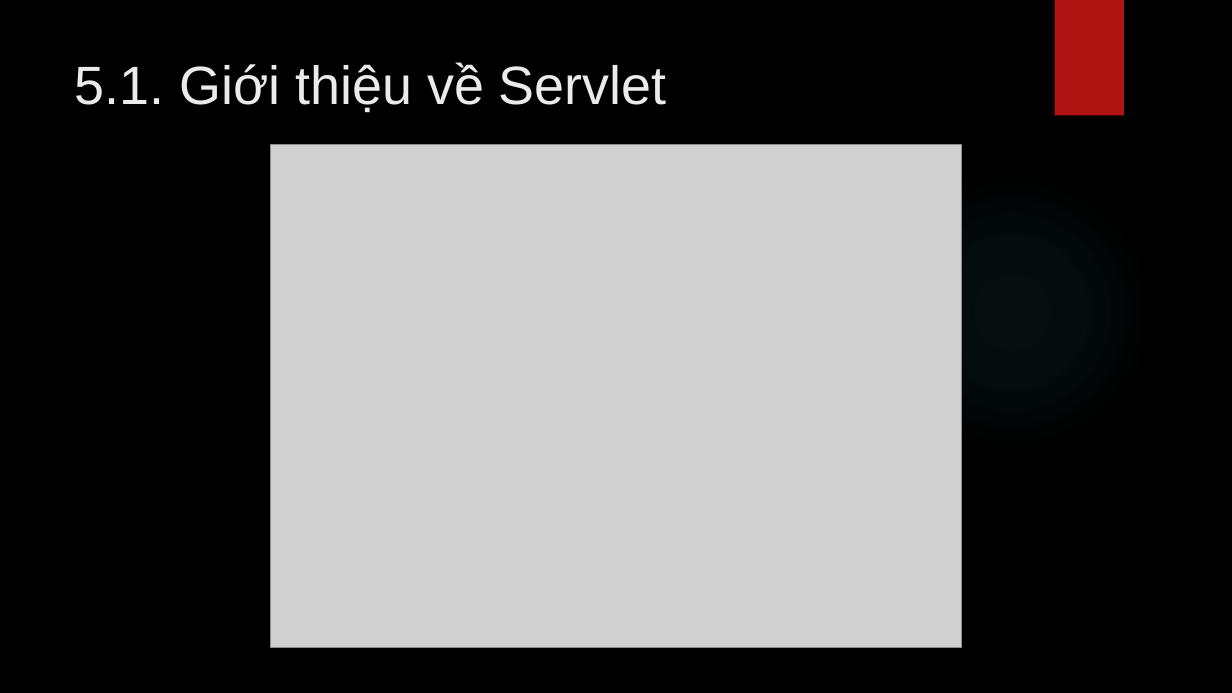
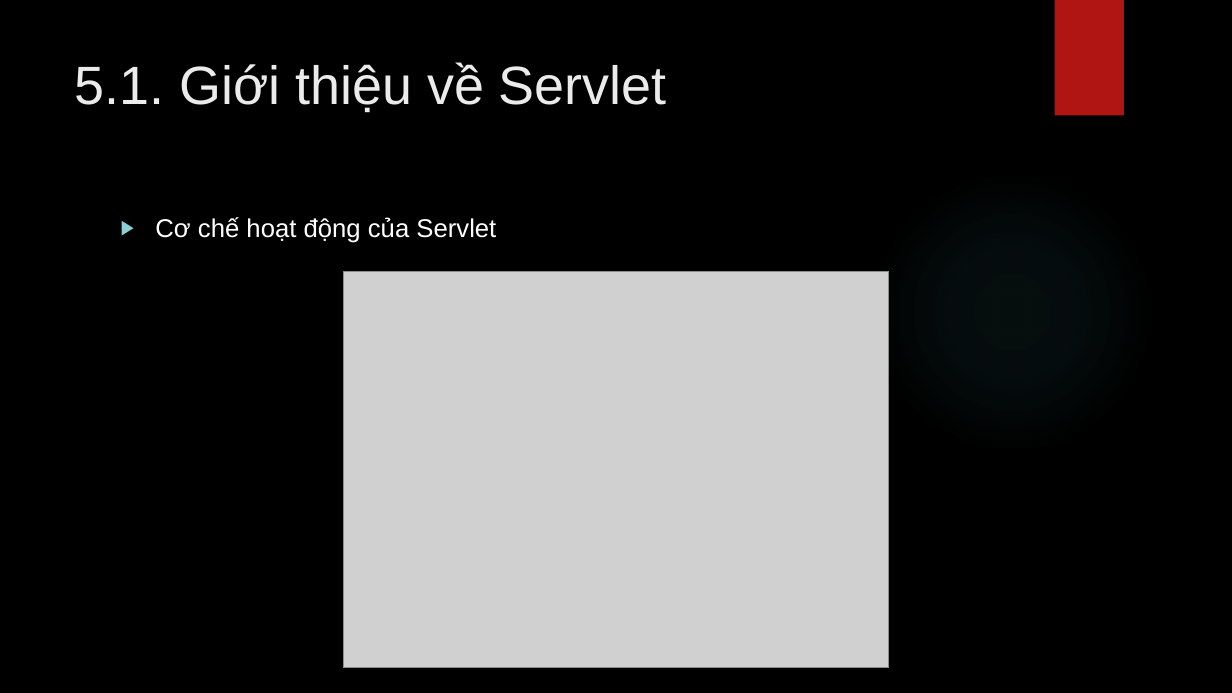
Before and after one commit to lequochai26/GDUTraining_Basic_Java_Web_Development, a slide deck: slide 6 of Slides/Day_7_2.pptx (slide 4 before the commit). Drawn at 1232x693 pixels with LibreOffice and Linux fonts; fonts in the diff are those of the drawing; grey boxes stand for pictures; background and template pictures are left out. Boxes give left, top, right and bottom in pixels: in the first picture for what was removed or moved away, otherwise in the second. Text is boxed around its words. In the diff, an @@ line names an element or a change of style, - is before the commit and + after.

```diff
--- a/Slides/Day_7_2.pptx
+++ b/Slides/Day_7_2.pptx
@@ text added at (155,217,496,243), 20 pt, text #FFFFFF @@
+▶ Cơ chế hoạt động của Servlet
@@ picture: place and size @@
-picture at (271,144,962,647)
+picture at (343,271,889,667)
```
Also in this commit, not shown: 2 other slides changed, 40 slides added, 2 other files.
